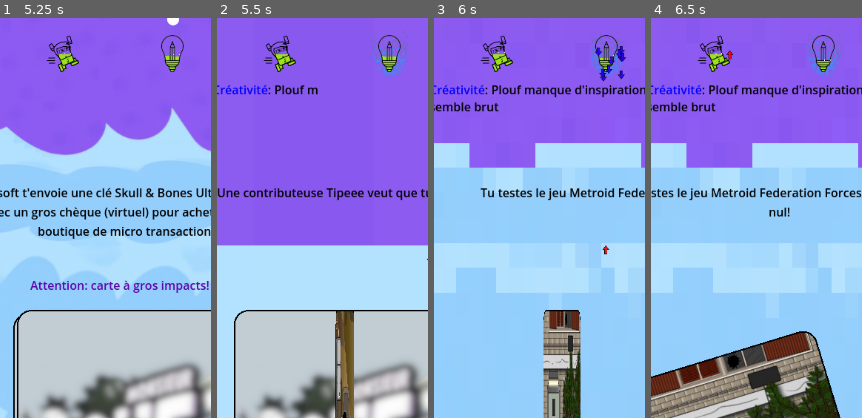
Above: before the commit, frames 1-4 (left to right).
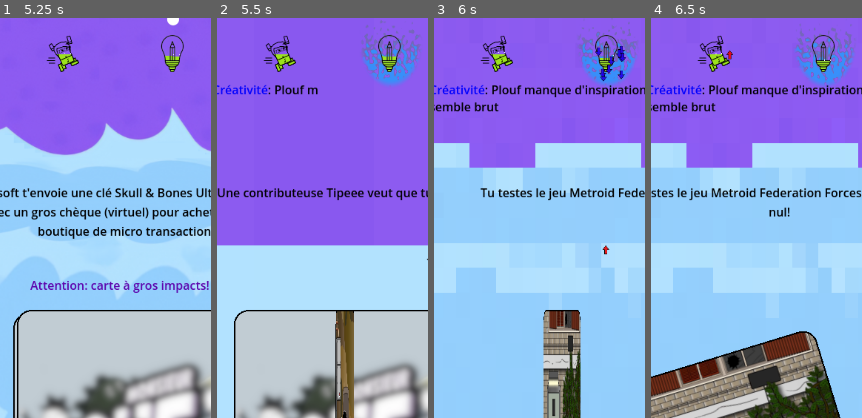
Above: after the commit, the same moments.

Repository: naparuba/plouf
Game: Godot game, scene res://Main.tscn
Same seed, same stepped clock (60 frames per second), same inputs: the game is played once before the commit and once after it. Sound files missing from this copy of the repository are replaced by a short silence.
Inputs (mouse positions are % of the whole screen's width and height, from its top left):
- Up to frame 1 (5.25 s): tap Enter (ui_accept) at 0.5, 0.77, 3.77 s; move the mouse to (72, 45) at 0.52 s; hold Right (ui_right) 0.53-1.25 s; click (72, 45) at 0.67 s; drag from (30, 55) to (45, 70) at 1.27 s; move the mouse to (60, 28) at 2.02 s; hold Right (ui_right) 2.03-2.75 s; drag from (45, 70) to (20, 35) at 2.77 s; move the mouse to (80, 65) at 3.52 s; hold Left (ui_left) 3.53-4.25 s; drag from (20, 35) to (35, 25) at 4.27 s; move the mouse to (55, 50) at 5.02 s; hold Left (ui_left) from 5.03 s (still down); click (55, 50) at 5.17 s
- Up to frame 2 (5.5 s): keep holding Left (ui_left)
- Up to frame 3 (6 s): release Left (ui_left) at 5.75 s; drag from (35, 25) to (30, 55) at 5.77 s
- Up to frame 4 (6.5 s): no input
The pictures show only the part of the screen within x 20-70%, y 0-50%; the shares and areas given below are measured in that part.

Frame 1 is identical in both runs. In frame 2, 1.9% of the frame differs, in the area x 68-97%, y 0-17%; in frame 3, 1.7%; in frame 4, 1.9%.

Commit message:
Fix: bigger fire

Diff:
--- a/Main.tscn
+++ b/Main.tscn
@@ -41,9 +41,9 @@
 [sub_resource type="ShaderMaterial" id="ShaderMaterial_gk4m6"]
 shader = ExtResource("7_2rojy")
 shader_parameter/too_high = true
-shader_parameter/fire_alpha = 0.4
+shader_parameter/fire_alpha = 0.6
 shader_parameter/fire_speed = Vector2(0, 0.5)
-shader_parameter/fire_aperture = 0.6
+shader_parameter/fire_aperture = 0.5
 shader_parameter/noise_tex = ExtResource("8_5v6y7")
 
 [sub_resource type="ShaderMaterial" id="ShaderMaterial_d4wxv"]
@@ -70,9 +70,9 @@
 [sub_resource type="ShaderMaterial" id="ShaderMaterial_exgja"]
 shader = ExtResource("7_2rojy")
 shader_parameter/too_high = true
-shader_parameter/fire_alpha = 0.4
+shader_parameter/fire_alpha = 0.6
 shader_parameter/fire_speed = Vector2(0, 0.5)
-shader_parameter/fire_aperture = 0.6
+shader_parameter/fire_aperture = 0.5
 shader_parameter/noise_tex = ExtResource("8_5v6y7")
 
 [sub_resource type="ShaderMaterial" id="ShaderMaterial_kee6s"]
@@ -99,9 +99,9 @@
 [sub_resource type="ShaderMaterial" id="ShaderMaterial_dtb54"]
 shader = ExtResource("7_2rojy")
 shader_parameter/too_high = true
-shader_parameter/fire_alpha = 0.4
+shader_parameter/fire_alpha = 0.6
 shader_parameter/fire_speed = Vector2(0, 0.5)
-shader_parameter/fire_aperture = 0.6
+shader_parameter/fire_aperture = 0.5
 shader_parameter/noise_tex = ExtResource("8_5v6y7")
 
 [sub_resource type="ShaderMaterial" id="ShaderMaterial_vvtcr"]
@@ -128,9 +128,9 @@
 [sub_resource type="ShaderMaterial" id="ShaderMaterial_h120p"]
 shader = ExtResource("7_2rojy")
 shader_parameter/too_high = true
-shader_parameter/fire_alpha = 0.4
+shader_parameter/fire_alpha = 0.6
 shader_parameter/fire_speed = Vector2(0, 0.5)
-shader_parameter/fire_aperture = 0.6
+shader_parameter/fire_aperture = 0.5
 shader_parameter/noise_tex = ExtResource("8_5v6y7")
 
 [sub_resource type="ShaderMaterial" id="ShaderMaterial_sncj2"]
@@ -214,8 +214,8 @@
 [node name="fire" type="Sprite2D" parent="Popularity"]
 visible = false
 material = SubResource("ShaderMaterial_gk4m6")
-position = Vector2(73, 40)
-scale = Vector2(0.56, 1.04)
+position = Vector2(75, 42)
+scale = Vector2(0.9, 1.3)
 texture = ExtResource("10_0kyyk")
 
 [node name="Label" type="Label" parent="Popularity"]
@@ -256,8 +256,8 @@
 [node name="fire" type="Sprite2D" parent="Creativity"]
 visible = false
 material = SubResource("ShaderMaterial_exgja")
-position = Vector2(70, 28)
-scale = Vector2(0.56, 1.04)
+position = Vector2(71, 30)
+scale = Vector2(0.88, 1.26)
 texture = ExtResource("10_0kyyk")
 
 [node name="Label" type="Label" parent="Creativity"]
@@ -299,8 +299,8 @@
 [node name="fire" type="Sprite2D" parent="Speed"]
 visible = false
 material = SubResource("ShaderMaterial_dtb54")
-position = Vector2(49, 30)
-scale = Vector2(0.56, 1.04)
+position = Vector2(51.5, 31.5)
+scale = Vector2(0.87, 1.25)
 texture = ExtResource("10_0kyyk")
 
 [node name="Label" type="Label" parent="Speed"]
@@ -340,8 +340,8 @@
 [node name="fire" type="Sprite2D" parent="FamillyLife"]
 visible = false
 material = SubResource("ShaderMaterial_h120p")
-position = Vector2(56, 27)
-scale = Vector2(0.56, 1.04)
+position = Vector2(57, 31.5)
+scale = Vector2(0.78, 1.25)
 texture = ExtResource("10_0kyyk")
 
 [node name="Label" type="Label" parent="FamillyLife"]
